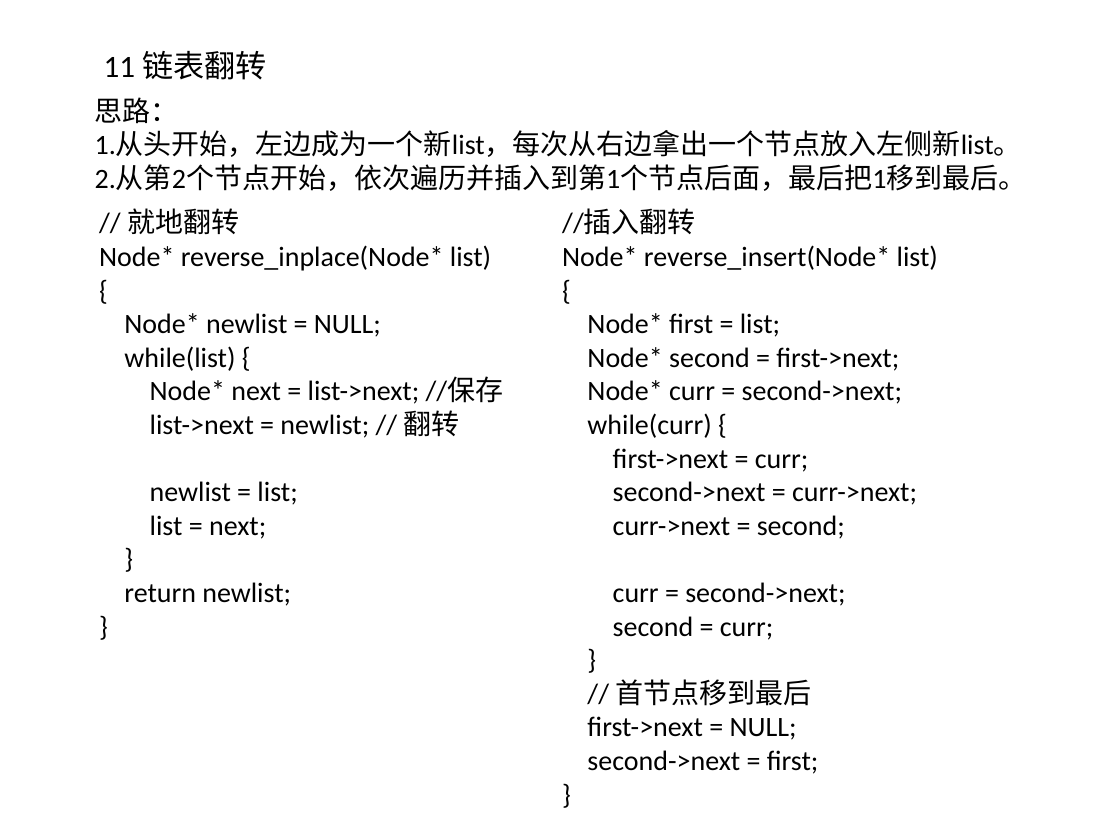
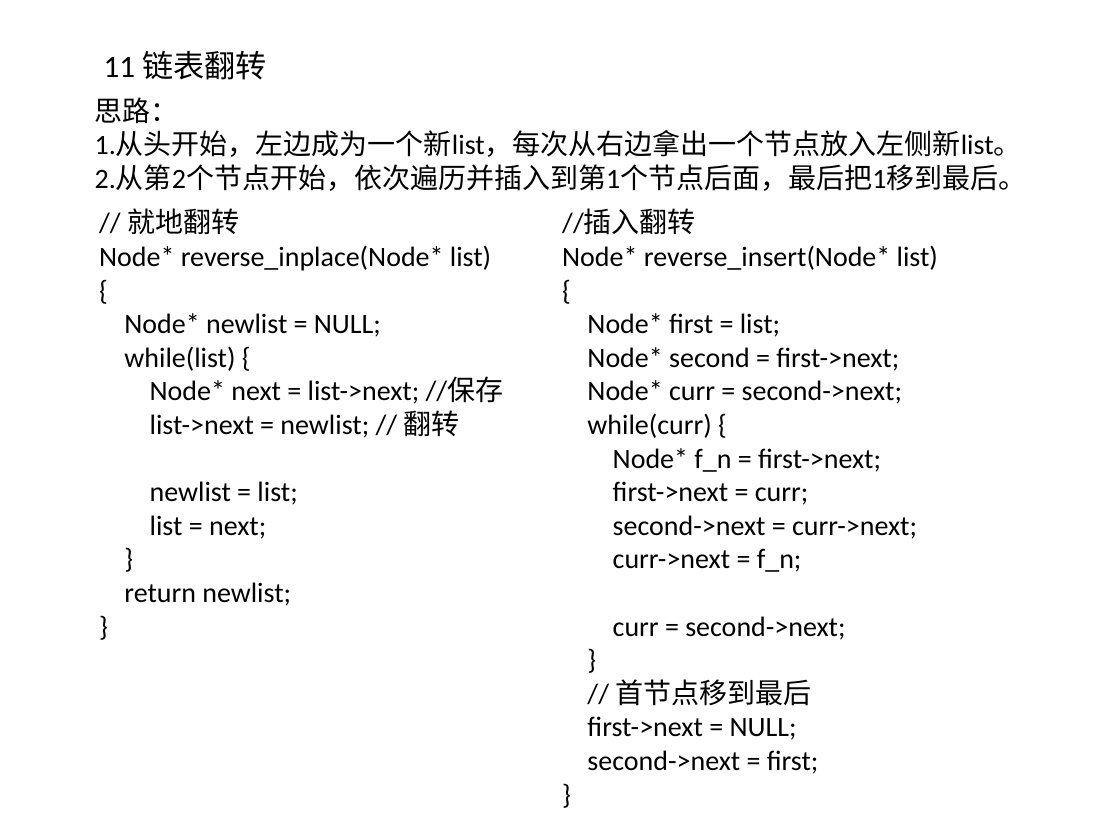
Before and after one commit to willkk/go, a slide deck: slide 16 of algos_summary.pptx. Drawn at 1120x840 pixels with LibreOffice and Linux fonts; fonts in the diff are those of the drawing. Boxes give left, top, right and bottom in pixels: in the first picture for what was removed or moved away, otherwise in the second. Text is boxed around its words. In the diff, an @@ line names an element or a change of style, - is before the commit and + after.

```diff
--- a/algos_summary.pptx
+++ b/algos_summary.pptx
@@ text at [613,448,881,472]: paragraph added @@
+Node* f_n = first->next;
@@ text at [613,548,802,572]: text changed @@
-curr->next = second;
+curr->next = f_n;
@@ text at [613,616,774,640]: paragraph removed @@
-second = curr;
```
Also in this commit, not shown: 4 other slides changed, 1 other file.
